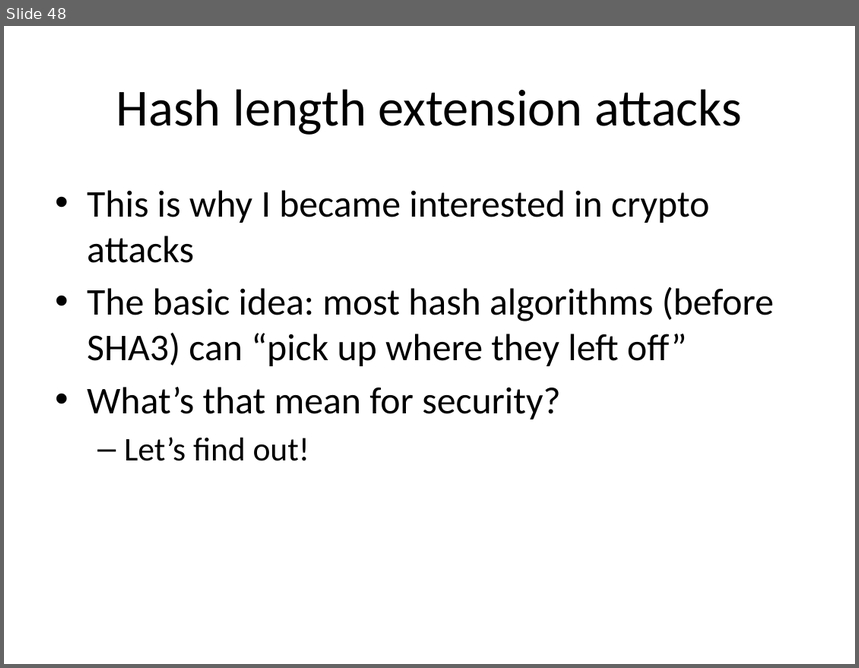
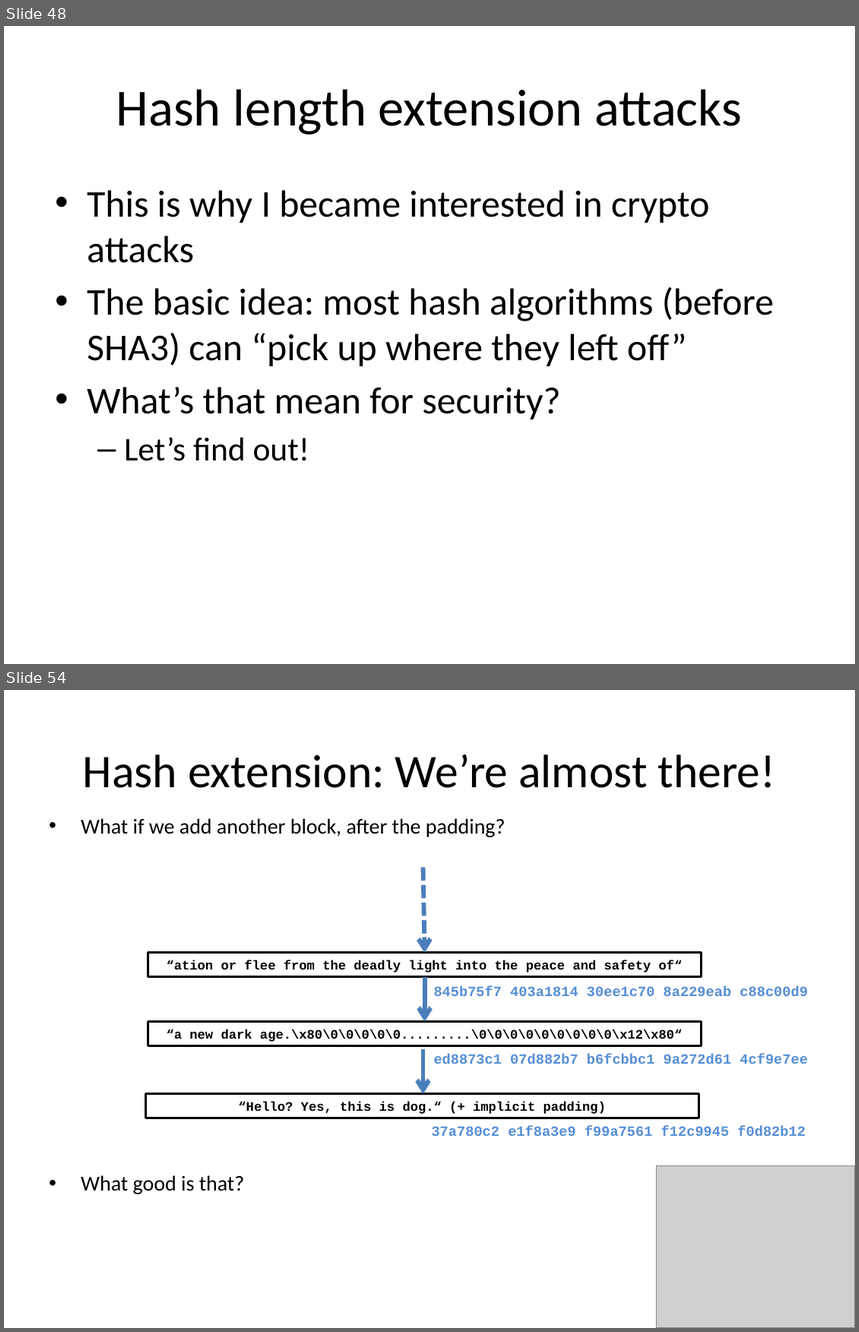
Before and after one commit to iagox86/2013-02-Shmoocon-talk, a slide deck: Shmoocon.pptx. Shown one above the other, each under a label of ours: slide 48 before the commit, slides 48 and 54 after it; the slides between them are not shown. The pictures are 859x668 and 859x1332 pixels, drawn with LibreOffice and Linux fonts; fonts in the diff are those of the drawing; grey boxes stand for pictures. Boxes give left, top, right and bottom in pixels: in the first picture for what was removed or moved away, otherwise in the second. Text is boxed around its words. In the diff, an @@ line names an element or a change of style, - is before the commit and + after.

Commit message:
Wrote another section of the talk

```diff
--- a/Shmoocon.pptx
+++ b/Shmoocon.pptx
@@ slide 54 added at (4,690,855,1328), background #FFFFFF @@
@@ title added at (83,755,776,788), 39.6 pt, text #000000 @@
+Hash extension: We’re almost there!
@@ text added at (81,818,506,1195), 18 pt, text #000000 @@
+• What if we add another block, after the padding?
+• What good is that?
@@ arrow added from (423, 867) to (424, 953), #4B7EBC 3.75 pt dashed @@
@@ rectangle added at (148,953,701,978), fill #FFFFFF, outline #000000 2 pt, 11 pt, text #000000, bold @@
+“ation or flee from the deadly light into the peace and safety of“
@@ arrow added from (424, 977) to (424, 1022), #4B7EBC 3.75 pt @@
@@ text added at (434,986,808,996), 12 pt, text #558ED5, bold @@
+845b75f7 403a1814 30ee1c70 8a229eab c88c00d9
@@ rectangle added at (148,1022,701,1046), fill #FFFFFF, outline #000000 2 pt, 11 pt, text #000000, bold @@
+“a new dark age.\x80\0\0\0\0\0.........\0\0\0\0\0\0\0\0\0\x12\x80“
@@ arrow added from (423, 1049) to (423, 1094), #4B7EBC 3.75 pt @@
@@ text added at (434,1054,808,1064), 12 pt, text #558ED5, bold @@
+ed8873c1 07d882b7 b6fcbbc1 9a272d61 4cf9e7ee
@@ rectangle added at (146,1094,699,1118), fill #FFFFFF, outline #000000 2 pt, 11 pt, text #000000, bold @@
+“Hello? Yes, this is dog.“ (+ implicit padding)
@@ text added at (432,1126,806,1136), 12 pt, text #558ED5, bold @@
+37a780c2 e1f8a3e9 f99a7561 f12c9945 f0d82b12
@@ picture added at (657,1166,855,1328) @@
```
Also in this commit, not shown: 7 slides changed, 17 other slides added, 6 other files.
